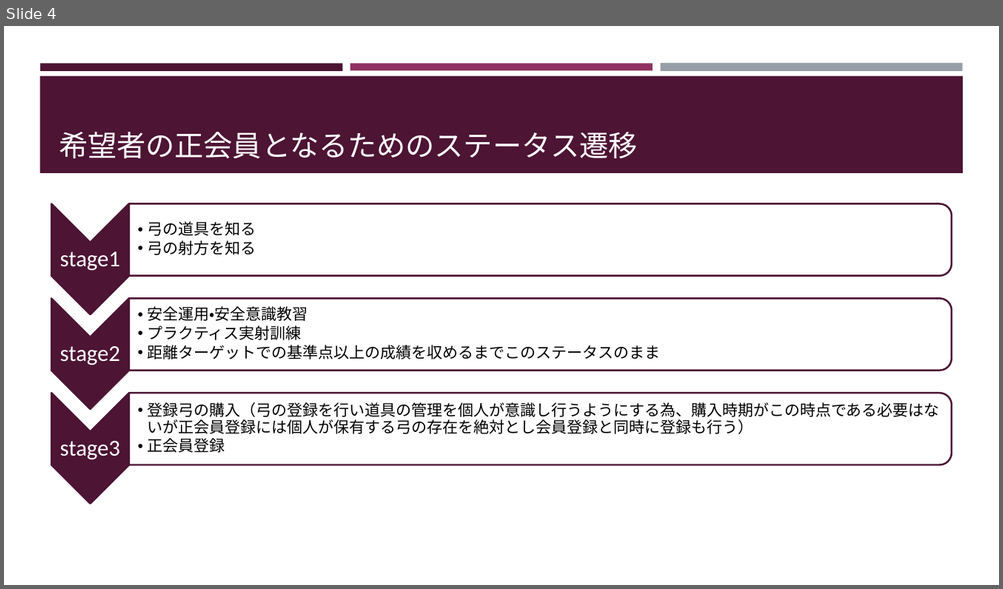
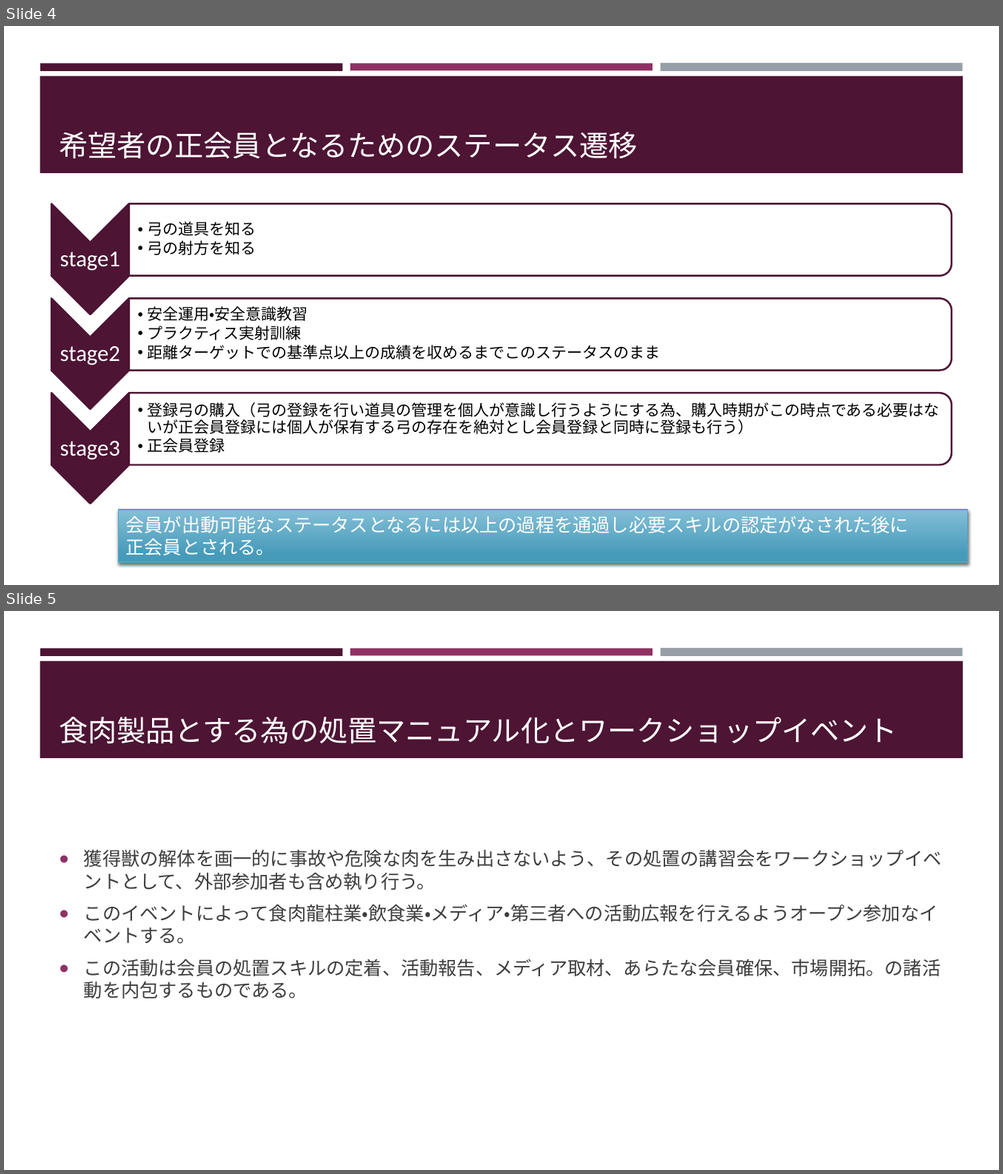
Before and after one commit to MasatoArai/subsidy, a slide deck: 団体加入希望者の要求情報とその提供手法.pptx. Shown one above the other, each under a label of ours: slide 4 before the commit, slides 4 and 5 after it. The pictures are 1003x589 and 1003x1174 pixels, drawn with LibreOffice and Linux fonts; fonts in the diff are those of the drawing. Boxes give left, top, right and bottom in pixels: in the first picture for what was removed or moved away, otherwise in the second. Text is boxed around its words. In the diff, an @@ line names an element or a change of style, - is before the commit and + after.

Commit message:
文言修正。エージェント活動追加

```diff
--- a/団体加入希望者の要求情報とその提供手法.pptx
+++ b/団体加入希望者の要求情報とその提供手法.pptx
@@ slide 5 added at (4, 611, 999, 1170), background #FFFFFF; not listed: 4 template elements that a slide beside it also shows @@
@@ title added at (59, 717, 897, 744), 28 pt, text #FFFFFF @@
+食肉製品とする為の処置マニュアル化とワークショップイベント
@@ text added at (84, 849, 942, 999), 18 pt, text #3D3D3D @@
+● 獲得獣の解体を画一的に事故や危険な肉を生み出さないよう、その処置の講習会をワークショップイベントとして、外部参加者も含め執り行う。
+● このイベントによって食肉龍柱業・飲食業・メディア・第三者への活動広報を行えるようオープン参加なイベントする。
+● この活動は会員の処置スキルの定着、活動報告、メディア取材、あらたな会員確保、市場開拓。の諸活動を内包するものである。
@@ slide 4 changed as well @@
@@ rectangle added at (118, 510, 967, 563), fill gradient #84BFD7 to #489BBB, outline #4FA5C7 1 pt, 18 pt, text #FFFFFF @@
+会員が出動可能なステータスとなるには以上の過程を通過し必要スキルの認定がなされた後に
+正会員とされる。
```
Also in this commit, not shown: 3 other slides changed, 2 other files.
